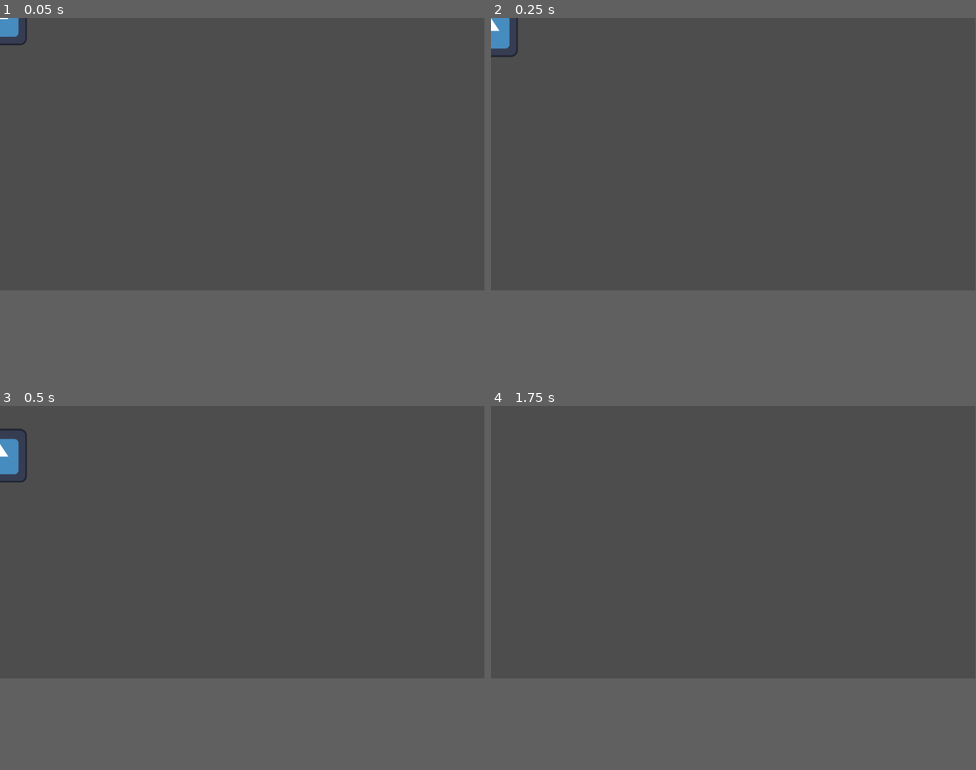
Above: before the commit, frames 1-4 (two rows, left to right).
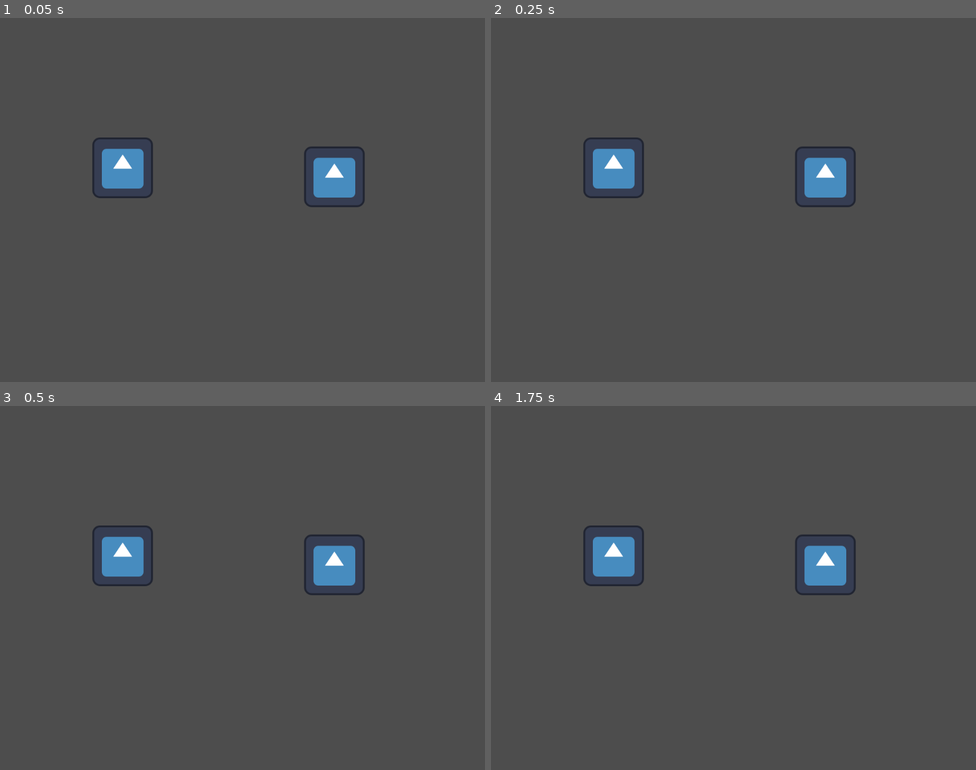
Above: after the commit, the same moments.

Repository: Snkz/godot-wild-jam-78
Game: Godot game, scene res://scenes/main.tscn
The game is run twice, just before and just after one commit, with the same random seed, the same clock (stepped at 60 frames per second) and the same inputs. The engine's default icon, where the game draws it, is replaced by a stand-in: a white triangle on a blue panel in a dark square.
Inputs (mouse positions are in pixels of both pictures, inside the frame that each line leads up to):
- Up to frame 1 (0.05 s): no input
- Up to frame 2 (0.25 s): no input
- Up to frame 3 (0.5 s): no input
- Up to frame 4 (1.75 s): tap Enter (ui_accept) at 0.5, 0.6, 0.77, 1.07, 1.35, 1.52 s; move the mouse to (840, 529) at 0.52 s; hold Right (ui_right) from 0.53 s (still down); click (840, 529) at 0.67 s; move the mouse to (636, 555) at 1.27 s; click (636, 555) at 1.42 s
In our replay, the window is 799x449 before the commit and 800x600 after it. These sizes can differ from the game's own. Grey fills any space a smaller window leaves; there, only what the larger window draws over its background counts as a difference.

The runs differ from the first frame. In frame 1, 2.7% of the frame differs, in the area x 0-76%, y 0-52%; in frame 2, 2.8%; in frame 3, 2.9%, in the area x 0-76%, y 6-52%; in frame 4, 2.4%.

Commit message:
creatures added

Diff:
--- a/wild-jam-erase/project.godot
+++ b/wild-jam-erase/project.godot
@@ -15,6 +15,12 @@
 config/features=PackedStringArray("4.3", "GL Compatibility")
 config/icon="res://icon.svg"
 
+[display]
+
+window/size/viewport_width=1024
+window/size/viewport_height=768
+window/size/resizable=false
+
 [rendering]
 
 renderer/rendering_method="gl_compatibility"
--- /dev/null
+++ b/wild-jam-erase/scenes/creature.tscn
@@ -0,0 +1,18 @@
+[gd_scene load_steps=4 format=3 uid="uid://bwdlgjhs2b4wn"]
+
+[ext_resource type="Texture2D" uid="uid://d1ynh1qio2j41" path="res://icon.svg" id="1_6ktt4"]
+[ext_resource type="Script" path="res://scripts/creature.gd" id="1_shfmo"]
+
+[sub_resource type="RectangleShape2D" id="RectangleShape2D_swmom"]
+size = Vector2(118, 121)
+
+[node name="creature" type="CharacterBody2D"]
+input_pickable = true
+script = ExtResource("1_shfmo")
+
+[node name="Sprite2D" type="Sprite2D" parent="."]
+texture = ExtResource("1_6ktt4")
+
+[node name="CollisionShape2D" type="CollisionShape2D" parent="."]
+position = Vector2(0, 0.5)
+shape = SubResource("RectangleShape2D_swmom")
--- a/wild-jam-erase/scenes/main.tscn
+++ b/wild-jam-erase/scenes/main.tscn
@@ -1,7 +1,15 @@
-[gd_scene load_steps=2 format=3 uid="uid://yxis2j80giwn"]
+[gd_scene load_steps=3 format=3 uid="uid://yxis2j80giwn"]
 
 [ext_resource type="PackedScene" uid="uid://dewg4bjcsybcx" path="res://scenes/player.tscn" id="1_bdlqp"]
+[ext_resource type="PackedScene" uid="uid://bwdlgjhs2b4wn" path="res://scenes/creature.tscn" id="2_panp8"]
 
 [node name="main" type="Node2D"]
 
 [node name="Player" parent="." instance=ExtResource("1_bdlqp")]
+position = Vector2(577, 311)
+
+[node name="creature" parent="." instance=ExtResource("2_panp8")]
+position = Vector2(259, 316)
+
+[node name="creature2" parent="." instance=ExtResource("2_panp8")]
+position = Vector2(706, 335)
--- a/wild-jam-erase/scenes/player.tscn
+++ b/wild-jam-erase/scenes/player.tscn
@@ -1,17 +1,13 @@
-[gd_scene load_steps=4 format=3 uid="uid://dewg4bjcsybcx"]
+[gd_scene load_steps=3 format=3 uid="uid://dewg4bjcsybcx"]
 
-[ext_resource type="Texture2D" uid="uid://d1ynh1qio2j41" path="res://icon.svg" id="1_f75hp"]
-[ext_resource type="Script" path="res://scripts/player.gd" id="1_x0x3q"]
+[ext_resource type="Script" path="res://scripts/playable_area.gd" id="2_5ncnf"]
 
-[sub_resource type="RectangleShape2D" id="RectangleShape2D_k7saw"]
-size = Vector2(124, 124.5)
+[sub_resource type="RectangleShape2D" id="RectangleShape2D_ybbkv"]
 
 [node name="Player" type="CharacterBody2D"]
-script = ExtResource("1_x0x3q")
 
-[node name="Sprite2D" type="Sprite2D" parent="."]
-texture = ExtResource("1_f75hp")
+[node name="PlayableArea" type="Area2D" parent="."]
+script = ExtResource("2_5ncnf")
 
-[node name="CollisionShape2D" type="CollisionShape2D" parent="."]
-position = Vector2(0, -0.25)
-shape = SubResource("RectangleShape2D_k7saw")
+[node name="CollisionShape2D" type="CollisionShape2D" parent="PlayableArea"]
+shape = SubResource("RectangleShape2D_ybbkv")
--- /dev/null
+++ b/wild-jam-erase/scripts/creature.gd
@@ -0,0 +1,12 @@
+extends CharacterBody2D
+
+func _mouse_enter() -> void:
+	print("hello", self.name)
+
+func _mouse_exit() -> void:
+	print("bye", self.name)
+
+func _input_event(viewport: Viewport, event: InputEvent, shape_idx: int) -> void:
+	if event is InputEventMouse:
+		if event.is_pressed():
+			print("DOWN", self.name)
--- /dev/null
+++ b/wild-jam-erase/scripts/playable_area.gd
@@ -0,0 +1,12 @@
+extends Area2D
+
+
+# Called when the node enters the scene tree for the first time.
+func _ready() -> void:
+	var screen_res = DisplayServer.screen_get_size()
+	self.position = screen_res / 2
+
+func _unhandled_input(event):
+	if event is InputEventKey:
+		if event.pressed and event.keycode == KEY_ESCAPE:
+			get_tree().quit()
--- a/wild-jam-erase/scripts/player.gd
+++ /dev/null
@@ -1,25 +0,0 @@
-extends CharacterBody2D
-
-
-const SPEED = 300.0
-const JUMP_VELOCITY = -400.0
-
-
-func _physics_process(delta: float) -> void:
-	# Add the gravity.
-	if not is_on_floor():
-		velocity += get_gravity() * delta
-
-	# Handle jump.
-	if Input.is_action_just_pressed("ui_accept") and is_on_floor():
-		velocity.y = JUMP_VELOCITY
-
-	# Get the input direction and handle the movement/deceleration.
-	# As good practice, you should replace UI actions with custom gameplay actions.
-	var direction := Input.get_axis("ui_left", "ui_right")
-	if direction:
-		velocity.x = direction * SPEED
-	else:
-		velocity.x = move_toward(velocity.x, 0, SPEED)
-
-	move_and_slide()
